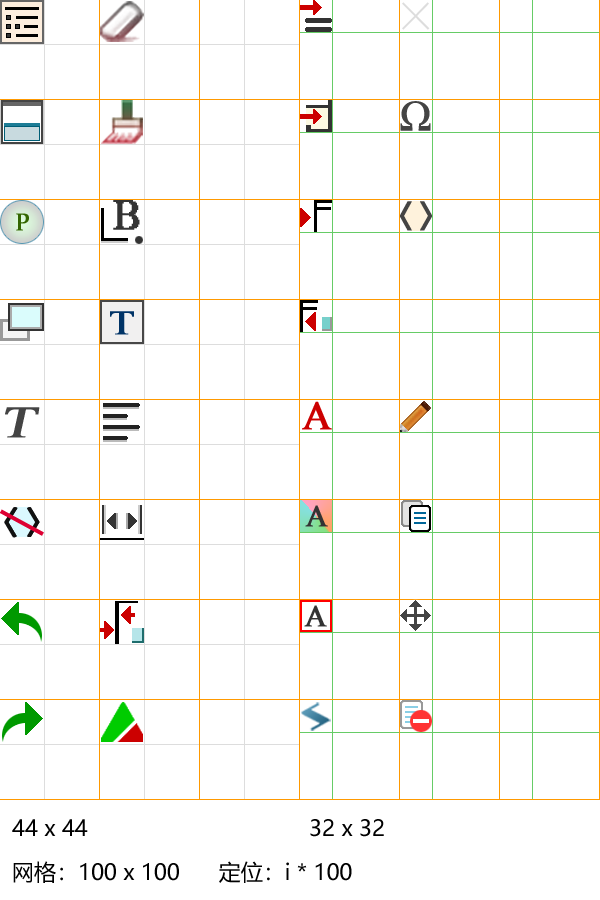
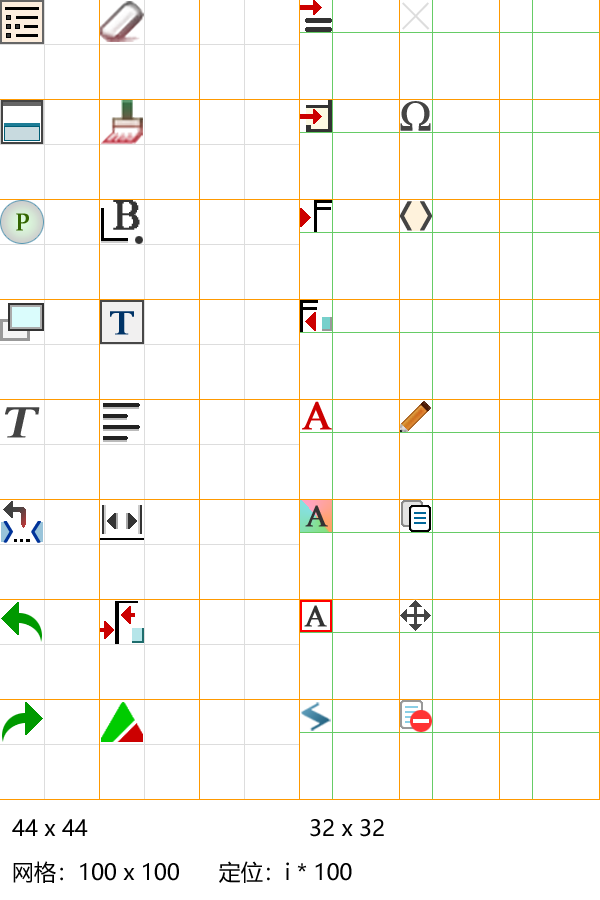
Before/after of a (600, 900) layered artwork. What changed in the layer stack:
removed layer "颜色填充 88" from group "untag" over [0, 509, 44, 537]
removed layer "〈〉 副本" from group "untag" over [5, 507, 40, 538]
removed layer "〈〉" (1st of 2, in "toolbar" › "untag") from group "untag" over [5, 507, 40, 538]
added layer "颜色填充 103" in group "untag" over [3, 501, 13, 518]
added layer "颜色填充 99" in group "untag" over [13, 507, 26, 528]
added group "right" with 3 layers in group "untag" over [31, 521, 43, 543]
added layer "〈" (1st of 3, in "toolbar" › "untag" › "right") in group "right" over [31, 521, 40, 543]
added layer "〈" (2nd of 3, in "toolbar" › "untag" › "right") in group "right" over [32, 521, 41, 543]
added layer "颜色填充 101" in group "right" over [33, 522, 43, 542]
added group "left" with 3 layers in group "untag" over [1, 521, 13, 543]
added layer "〉" (1st of 3, in "toolbar" › "untag" › "left") in group "left" over [4, 521, 13, 543]
renamed "〈〉" to "〉", moved it into group "left", painted on it over [3, 507, 39, 543]
removed layer "颜色填充 87" from group "untag" over [5, 507, 38, 537]
added layer "颜色填充 100" in group "left" over [1, 522, 12, 542]
added layer "颜色填充 102" in group "untag" over [14, 539, 30, 542]
